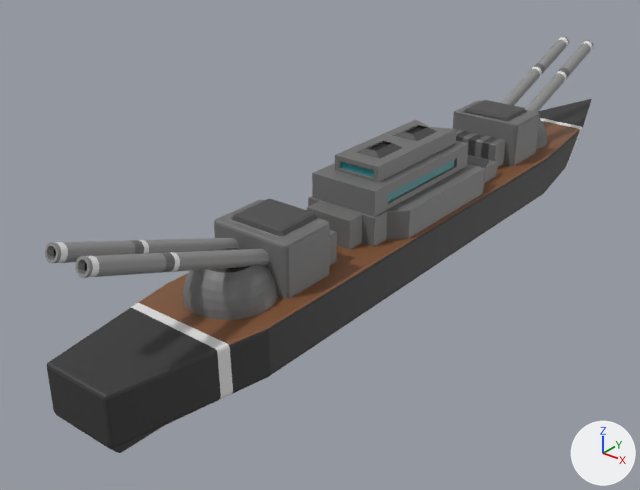
The Blender file modelajes skins/halowin/barco5x1.blend as it was, and as the next commit left it.
Both versions are drawn from a 50 mm lens placed at (7.89, -12.66, 8.78), pointed at (-1.02, -1.53, 1.88). Every picture has the same lights, and +X, +Y and +Z are marked at lower right.

Objects in the first picture: 'baseBarco', 'baseCañon1-2(inferior)', 'baseCañon1-2(superior).002', 'baseSuperior', 'cañon1(inferior)', 'cañon1(superior)', 'cañon2(inferior)', 'cañon2(superior)', 'detalle(superior)', 'soporteCañon1-2(inferior)', 'soporteCañon1-2(superior)'.
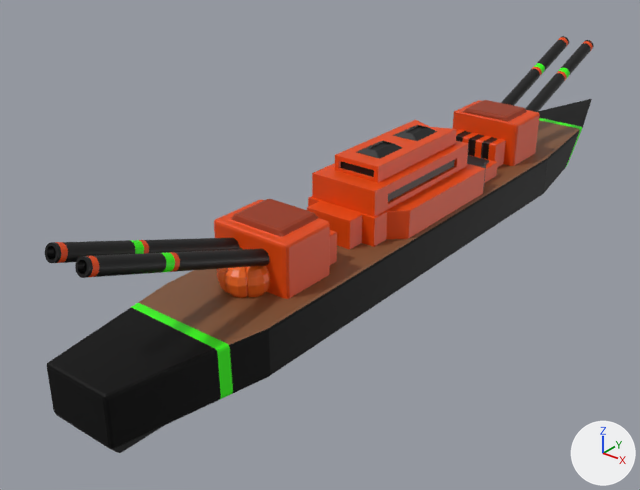
Commit message: Modelaje barco5x1 Halujin

What differs and where, as boxes [x1, y1, x2, y2] in the pictures (640 x 490 px):
'baseBarco', recoloured: [47, 99, 592, 453] in both
'baseSuperior', recoloured (grey to red): [307, 120, 498, 250] in both
'baseCañon1-2(inferior)', recoloured (grey to red): [214, 199, 330, 299] in both
'soporteCañon1-2(inferior)', deleted: before [182, 248, 278, 320]
'cañon1(inferior)', recoloured (grey to black): [75, 249, 269, 278] in both
'baseCañon1-2(superior).002', recoloured (grey to red): [453, 100, 540, 166] in both
'cañon2(inferior)', recoloured (grey to black): [45, 238, 240, 263] in both
'Pumpkin.002', added: after [217, 248, 271, 298]
'cañon2(superior)', recoloured (grey to black): [525, 40, 594, 112] in both
'detalle(superior)', recoloured (grey to orange): [456, 130, 506, 168] in both
'cañon1(superior)', recoloured (grey to black): [501, 36, 569, 106] in both
'soporteCañon1-2(superior)', deleted: before [536, 118, 547, 149]

Edits to the bpy script that builds the scene:
```text
Add img_lowpoly_paletta_png_004:
    img_lowpoly_paletta_png_004 = load_image('LowPoly_paletta.png.004', '_unpacked/LowPoly_paletta.png', 10, 11, 'sRGB')
Add img_lowpoly_paletta_png_005:
    img_lowpoly_paletta_png_005 = load_image('LowPoly_paletta.png.005', '_unpacked/LowPoly_paletta.png', 10, 11, 'Non-Color')
Change mat_base_001:
    mat_base_001.base_color: (0.0637, 0.0637, 0.0637) -> (0.0, 0.0, 0.0)  # dark grey #474747 -> black #000000
Change mat_detalles_001:
    mat_detalles_001.base_color: (0.8, 0.8, 0.8) -> (0.0369, 1.0, 0.0)  # white #e7e7e7 -> green #36ff00
Change mat_base_013:
    mat_base_013.base_color: (0.162, 0.162, 0.162) -> (0.799, 0.0666, 0.0)  # grey #707070 -> orange #e74900
Change mat_base_011:
    mat_base_011.base_color: (0.275, 0.275, 0.275) -> (0.0, 0.0, 0.0)  # grey #8f8f8f -> black #000000
Change mat_base_009:
    mat_base_009.base_color: (0.162, 0.162, 0.162) -> (0.799, 0.0666, 0.0)  # grey #707070 -> orange #e74900
Change mat_detalles_005:
    mat_detalles_005.base_color: (0.068, 0.068, 0.068) -> (0.319, 0.0296, 0.0)  # dark grey #4a4a4a -> brown #993000
Change mat_base_015:
    mat_base_015.base_color: (0.275, 0.275, 0.275) -> (0.0, 0.0, 0.0)  # grey #8f8f8f -> black #000000
Change mat_base:
    mat_base.base_color: (0.162, 0.162, 0.162) -> (0.799, 0.0666, 0.0)  # grey #707070 -> orange #e74900
Change mat_base_016:
    mat_base_016.base_color: (0.275, 0.275, 0.275) -> (0.0, 0.0, 0.0)  # grey #8f8f8f -> black #000000
Change mat_datalles_003:
    mat_datalles_003.base_color: (0.8, 0.8, 0.8) -> (0.799, 0.0666, 0.0)  # white #e7e7e7 -> orange #e74900
Change mat_base_019:
    mat_base_019.base_color: (0.275, 0.275, 0.275) -> (0.0, 0.0, 0.0)  # grey #8f8f8f -> black #000000
Change mat_datalles_004:
    mat_datalles_004.base_color: (0.8, 0.8, 0.8) -> (0.799, 0.0666, 0.0)  # white #e7e7e7 -> orange #e74900
Change mat_base_020:
    mat_base_020.base_color: (0.162, 0.162, 0.162) -> (0.799, 0.0666, 0.0)  # grey #707070 -> orange #e74900
Change mat_detalles_012:
    mat_detalles_012.base_color: (0.068, 0.068, 0.068) -> (0.319, 0.0296, 0.0)  # dark grey #4a4a4a -> brown #993000
Add mat_lowpoly_002:
    mat_lowpoly_002 = bpy.data.materials.new('LowPoly.002')
    # uses the picture img_lowpoly_paletta_png_004
    # uses the picture img_lowpoly_paletta_png_005
Add me_cylinder_003:
    me_cylinder_003.from_pydata(...)  # 681 vertices, 643 faces; spans x -0.309..0.302, y -0.307..0.31, z 0.001..0.442
    me_cylinder_003.materials.append(mat_lowpoly_002)
Remove ob_soportecañon1_2_superior:
    ob_soportecañon1_2_superior = bpy.data.objects.new('soporteCañon1-2(superior)', me_esfera_003)
    ob_soportecañon1_2_superior.location = (0.06, 3.58, 2.7)
    ob_soportecañon1_2_superior.rotation_euler = (0.0, 0.0, -6.279)  # degrees (0, 0, -360)
    ob_soportecañon1_2_superior.scale = (0.667, 0.667, 0.667)
Remove ob_soportecañon1_2_inferior:
    ob_soportecañon1_2_inferior = bpy.data.objects.new('soporteCañon1-2(inferior)', me_esfera_001)
    ob_soportecañon1_2_inferior.location = (0.07, -4.9, 2.7)
    ob_soportecañon1_2_inferior.rotation_euler = (0.0, 0.0, -9.421)  # degrees (0, 0, 180)
    ob_soportecañon1_2_inferior.scale = (0.667, 0.667, 0.667)
Add ob_pumpkin_002:
    ob_pumpkin_002 = bpy.data.objects.new('Pumpkin.002', me_cylinder_003)
    ob_pumpkin_002.location = (0.07, -4.55, 2.63)
    ob_pumpkin_002.scale = (1.39, 1.39, 1.39)
```
